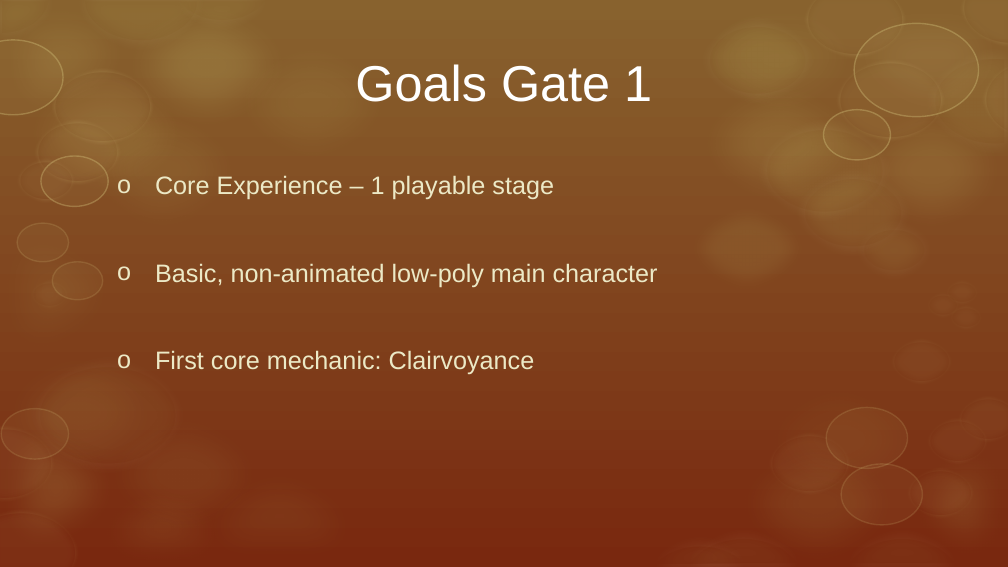
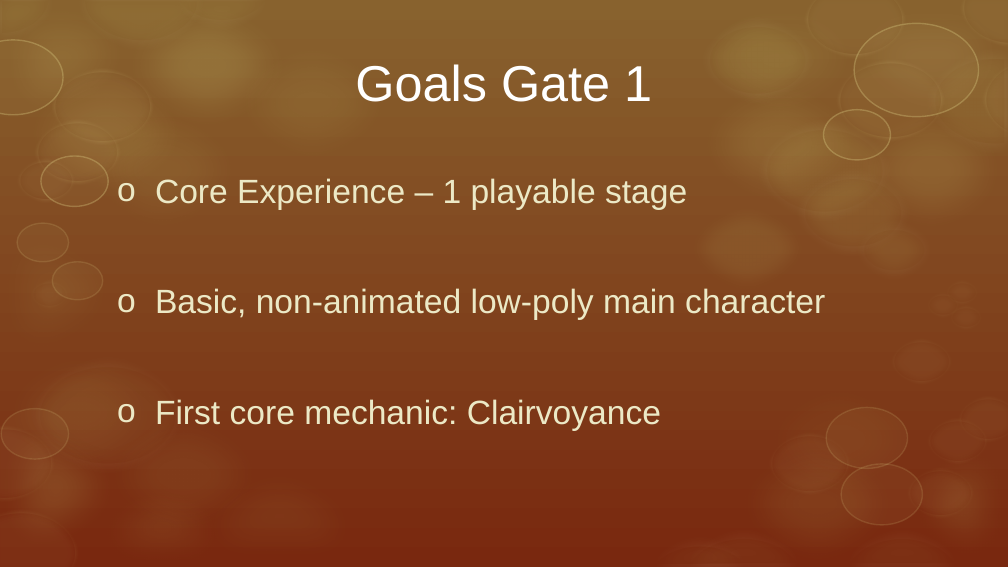
Before and after one commit to ArtjomProGrammer/Voodoo, a slide deck: slide 9 of _Organisation/Präsentation/Voodoo.pptx (slide 8 before the commit). Drawn at 1008x567 pixels with LibreOffice and Linux fonts; fonts in the diff are those of the drawing; background and template pictures are left out. Boxes give left, top, right and bottom in pixels: in the first picture for what was removed or moved away, otherwise in the second. Text is boxed around its words. In the diff, an @@ line names an element or a change of style, - is before the commit and + after.

```diff
--- a/_Organisation/Präsentation/Voodoo.pptx
+++ b/_Organisation/Präsentation/Voodoo.pptx
@@ subtitle "Core Experience – 1 playable ..." at [155, 178, 825, 431]: size 18 to 24 pt; more space between paragraphs @@
```
Also in this commit, not shown: 7 other slides changed, 1 slide added.
